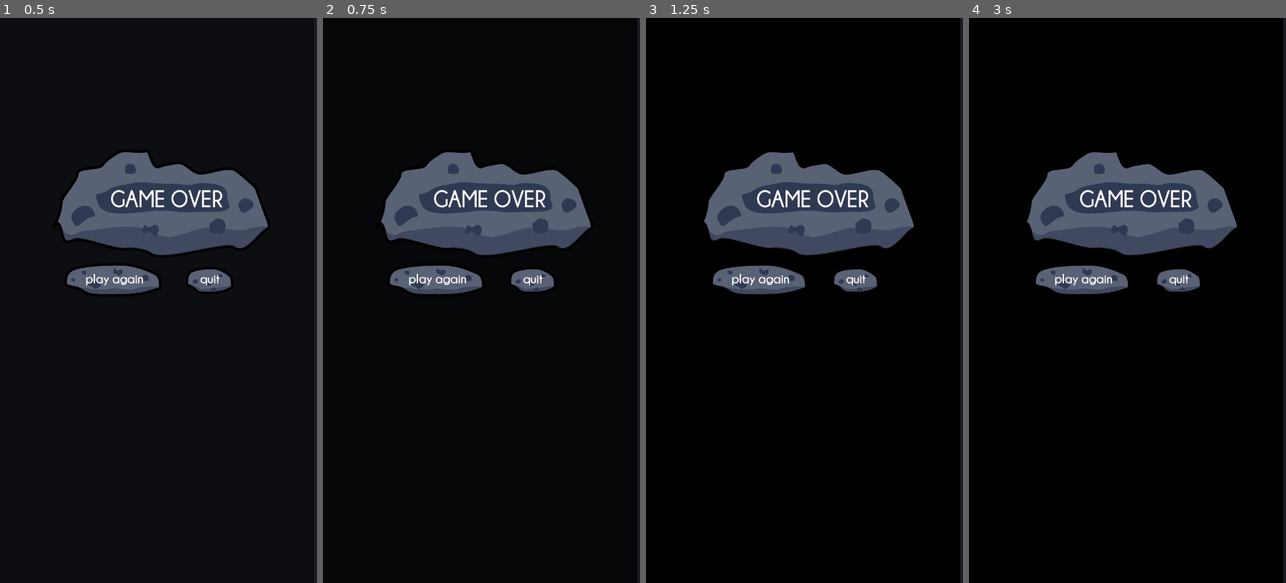
Above: before the commit, frames 1-4 (left to right).
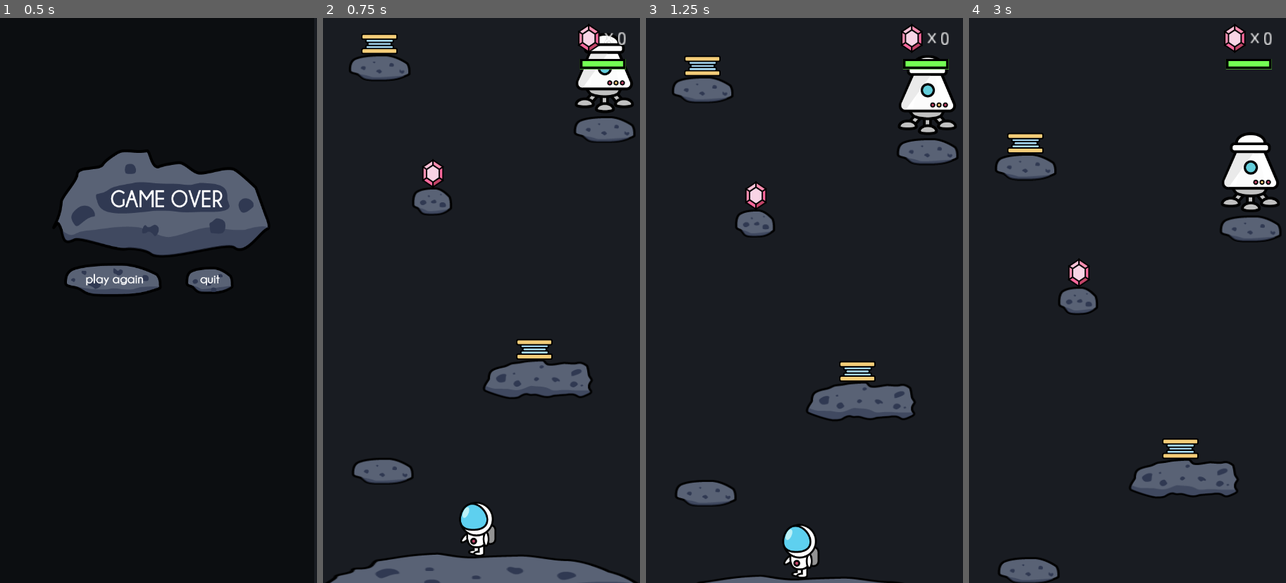
Above: after the commit, the same moments.

Repository: anyu/space-escape
Game: Godot game, scene res://scenes/GameOver.tscn
Two runs of this game, one before a commit and one after it. Both use one fixed random seed, a clock stepped at 60 frames per second and the inputs below. This scene is started directly instead of the project's main scene.
Inputs (mouse positions are in pixels of both pictures, inside the frame that each line leads up to):
- Up to frame 1 (0.5 s): no input
- Up to frame 2 (0.75 s): click (437, 277) at 0.5 s
- Up to frame 3 (1.25 s): no input
- Up to frame 4 (3 s): click (1083, 277) at 1.27 s; click (1083, 277) at 2.02 s; hold D (move_right) from 2.78 s (still down)

Frame 1 is identical in both runs. In frame 2, 96% of the frame differs, in the area x 0-100%, y 0-100%; in frame 3, 96%; in frame 4, 97%.

Commit message:
space theme

Diff:
--- a/scenes/GameOver.tscn
+++ b/scenes/GameOver.tscn
@@ -1,9 +1,10 @@
-[gd_scene load_steps=9 format=2]
+[gd_scene load_steps=10 format=2]
 
 [ext_resource path="res://scripts/GameOver.gd" type="Script" id=1]
 [ext_resource path="res://images/button_play_again.png" type="Texture" id=2]
 [ext_resource path="res://images/game_over.png" type="Texture" id=3]
 [ext_resource path="res://images/button_quit.png" type="Texture" id=4]
+[ext_resource path="res://audio/theme.mp3" type="AudioStream" id=5]
 
 [sub_resource type="CanvasItemMaterial" id=1]
 
@@ -91,5 +92,8 @@
 anims/RESET = SubResource( 4 )
 anims/fade = SubResource( 3 )
 
+[node name="Theme" type="AudioStreamPlayer" parent="."]
+stream = ExtResource( 5 )
+
 [connection signal="pressed" from="RestartButton" to="." method="_on_RestartButton_pressed"]
 [connection signal="pressed" from="QuitButton" to="." method="_on_QuitButton_pressed"]
--- a/scenes/Player.tscn
+++ b/scenes/Player.tscn
@@ -167,7 +167,6 @@
 
 [node name="CollectGem" type="AudioStreamPlayer2D" parent="."]
 stream = ExtResource( 6 )
-volume_db = 1.0
 
 [node name="Ouch" type="AudioStreamPlayer2D" parent="."]
 stream = ExtResource( 7 )
--- a/scenes/Ufo.tscn
+++ b/scenes/Ufo.tscn
@@ -34,7 +34,6 @@
 
 [node name="UFOArrival" type="AudioStreamPlayer2D" parent="."]
 stream = ExtResource( 3 )
-volume_db = 1.0
 
 [connection signal="screen_exited" from="VisibilityNotifier2D" to="." method="_on_VisibilityNotifier2D_screen_exited"]
 [connection signal="timeout" from="LaserTimer" to="." method="_on_LaserTimer_timeout"]
--- a/scenes/World.tscn
+++ b/scenes/World.tscn
@@ -16,12 +16,12 @@
 [ext_resource path="res://scenes/Laser.tscn" type="PackedScene" id=14]
 [ext_resource path="res://scenes/Gem.tscn" type="PackedScene" id=15]
 [ext_resource path="res://scripts/GemCounter.gd" type="Script" id=16]
-[ext_resource path="res://scenes/ParallaxBackground.tscn" type="PackedScene" id=17]
+[ext_resource path="res://audio/theme.mp3" type="AudioStream" id=17]
 [ext_resource path="res://images/health_bar_progress.png" type="Texture" id=18]
 [ext_resource path="res://images/health_bar_under.png" type="Texture" id=19]
 [ext_resource path="res://scenes/SpaceBase.tscn" type="PackedScene" id=20]
 [ext_resource path="res://scripts/SpaceBase.gd" type="Script" id=21]
-[ext_resource path="res://audio/win2.mp3" type="AudioStream" id=22]
+[ext_resource path="res://audio/win.mp3" type="AudioStream" id=22]
 
 [sub_resource type="GDScript" id=15]
 script/source = "extends StaticBody2D
@@ -223,11 +223,12 @@
 scale = Vector2( 1.5, 1.5 )
 texture = ExtResource( 4 )
 
-[node name="ParallaxBackground" parent="." instance=ExtResource( 17 )]
-
 [node name="Win" type="AudioStreamPlayer2D" parent="."]
 stream = ExtResource( 22 )
 volume_db = 1.0
+
+[node name="Theme" type="AudioStreamPlayer" parent="."]
+stream = ExtResource( 17 )
 
 [connection signal="timeout" from="StartTimer" to="." method="_on_StartTimer_timeout"]
 [connection signal="body_entered" from="Springs/Spring" to="Player" method="_on_Spring_body_entered"]
--- a/scripts/GameOver.gd
+++ b/scripts/GameOver.gd
@@ -2,6 +2,7 @@
 
 func _ready():
 	transition()
+	get_node("Theme").play()
 
 func transition():
 	$AnimationPlayer.play("fade")
--- a/scripts/World.gd
+++ b/scripts/World.gd
@@ -14,6 +14,7 @@
 
 func new_game():
 	$StartTimer.start()
+	get_node("Theme").play()
 
 func _on_StartTimer_timeout():
 	$UFOTimer.start()
@@ -30,11 +31,17 @@
 
 func win_game():
 	get_node("Win").play()
-	$UFOTimer.stop()
-	yield(get_tree().create_timer(5), "timeout")
-	get_tree().change_scene("res://scenes/GameOver.tscn")
+	cleanup()
+	switch_to_menu()
 
 func end_game():
+	cleanup()
+	switch_to_menu()
+
+func cleanup():
 	$UFOTimer.stop()
+	$StartTimer.stop()
+
+func switch_to_menu():
 	yield(get_tree().create_timer(3), "timeout")
 	get_tree().change_scene("res://scenes/GameOver.tscn")
Not shown, removed: audio/gem2.mp3
Not shown, removed: audio/space-theme1.mp3
Not shown, removed: audio/space-theme2.mp3
Not shown, added: audio/theme.mp3
Not shown, removed: audio/win2.mp3
